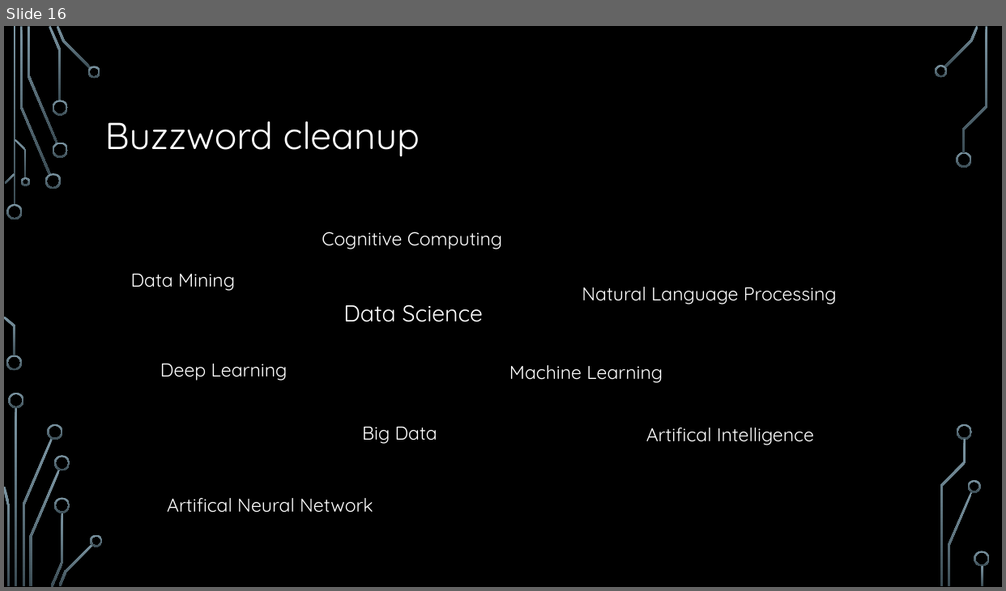
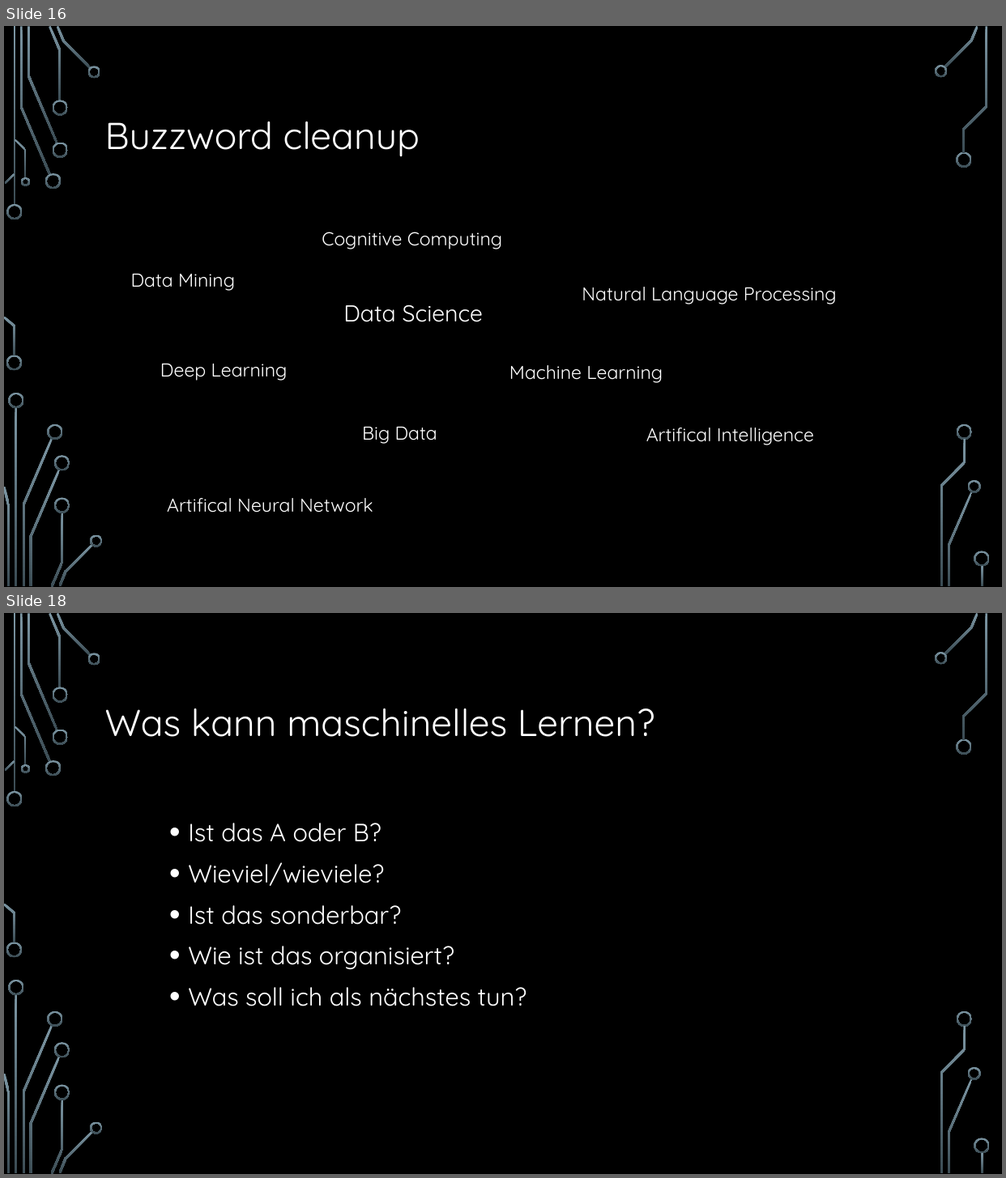
Before and after one commit to hacpro/introduction-machine-learning, a slide deck: presentation.pptx. Shown one above the other, each under a label of ours: slide 16 before the commit, slides 16 and 18 after it; the slides between them are not shown. The pictures are 1006x591 and 1006x1178 pixels, drawn with LibreOffice and Linux fonts; fonts in the diff are those of the drawing; background and template pictures are left out. Boxes give left, top, right and bottom in pixels: in the first picture for what was removed or moved away, otherwise in the second. Text is boxed around its words. In the diff, an @@ line names an element or a change of style, - is before the commit and + after.

```diff
--- a/presentation.pptx
+++ b/presentation.pptx
@@ slide 18 added at (4,613,1002,1174), background picture (left out); not listed: 36 template elements that a slide beside it also shows @@
@@ title added at (105,709,655,737), 36 pt, text #FFFFFF @@
+Was kann maschinelles Lernen?
@@ text added at (188,823,527,1007), 24 pt, text #FFFFFF @@
+  • Ist das A oder B?
+  • Wieviel/wieviele?
+  • Ist das sonderbar?
+  • Wie ist das organisiert?
+  • Was soll ich als nächstes tun?
```
Also in this commit, not shown: 3 slides changed, 3 other slides added, 7 other files.
